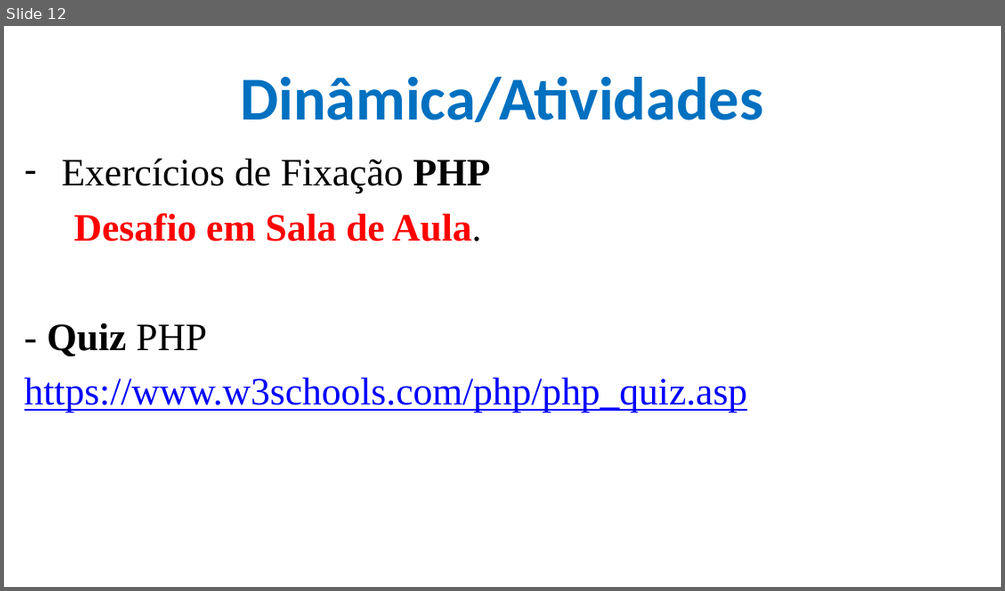
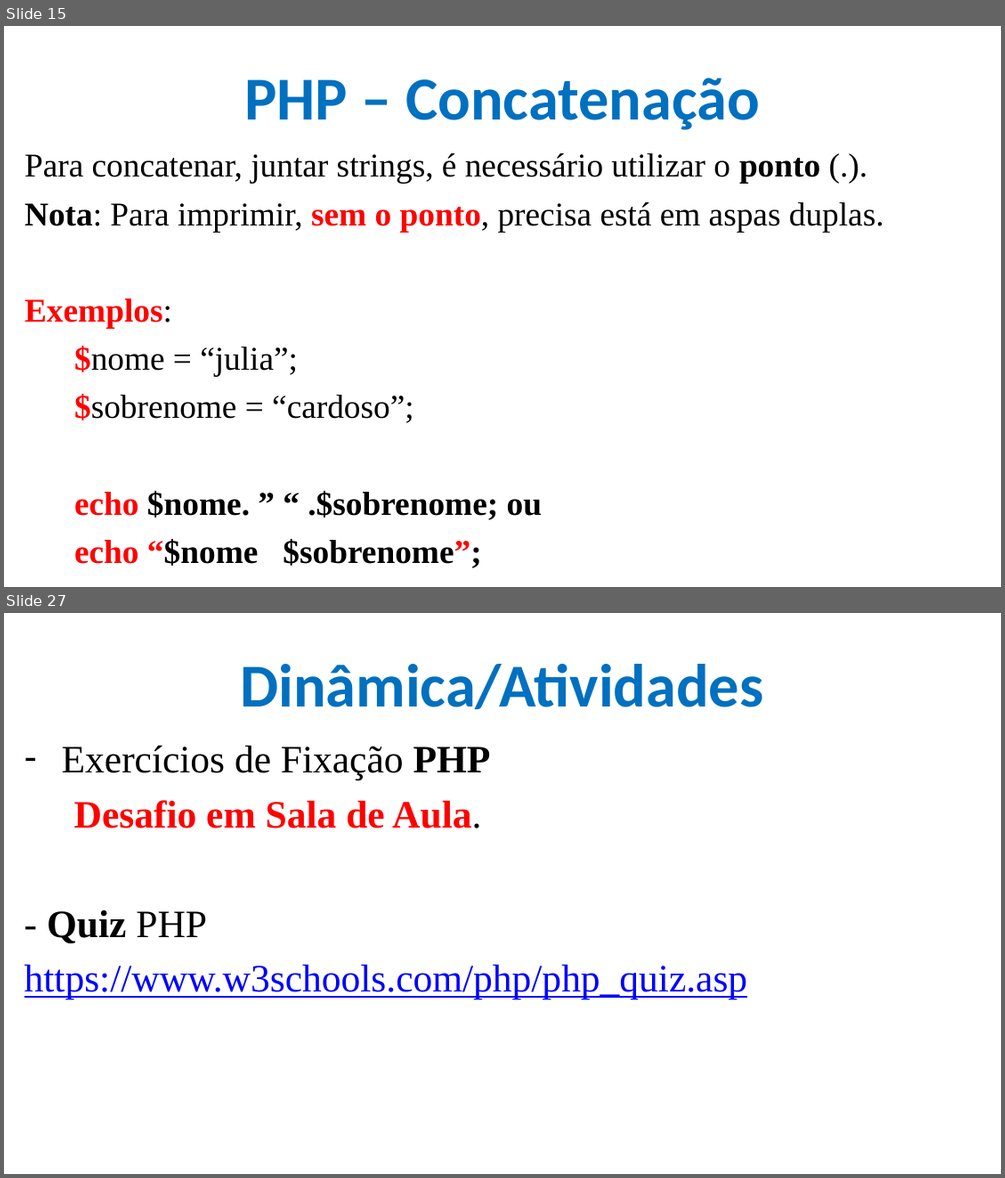
Before and after one commit to CloudEducationBrazil/WydenDesenvolvimentoWebPHP, a slide deck: 01 Classes/Aula 11 e 12 Desenvolvimento Web PHP - PHP.pptx. Shown one above the other, each under a label of ours: slide 12 before the commit, slides 15 and 27 after it; the slides between them are not shown. The pictures are 1005x591 and 1005x1178 pixels, drawn with LibreOffice and Linux fonts; fonts in the diff are those of the drawing; background and template pictures are left out. Boxes give left, top, right and bottom in pixels: in the first picture for what was removed or moved away, otherwise in the second. Text is boxed around its words. In the diff, an @@ line names an element or a change of style, - is before the commit and + after.

```diff
--- a/01 Classes/Aula 11 e 12 Desenvolvimento Web PHP - PHP.pptx
+++ b/01 Classes/Aula 11 e 12 Desenvolvimento Web PHP - PHP.pptx
@@ slide 15 added at (x1=4, y1=26, x2=1001, y2=587), background picture (left out) @@
@@ title added at (x1=244, y1=78, x2=760, y2=130), 44 pt, text #0070C0, bold @@
+PHP – Concatenação
@@ text added at (x1=24, y1=153, x2=884, y2=568), 24 pt, text #000000 @@
+Para concatenar, juntar strings, é necessário utilizar o ponto (.).
+Nota: Para imprimir, sem o ponto, precisa está em aspas duplas.
+Exemplos:
+$nome = “julia”;
+$sobrenome = “cardoso”;
+echo $nome. ” “ .$sobrenome; ou
+echo “$nome $sobrenome”;
@@ what was slide 12 is now slide 27 @@
```
Also in this commit, not shown: 10 slides changed, 14 other slides added, 1 other file.
